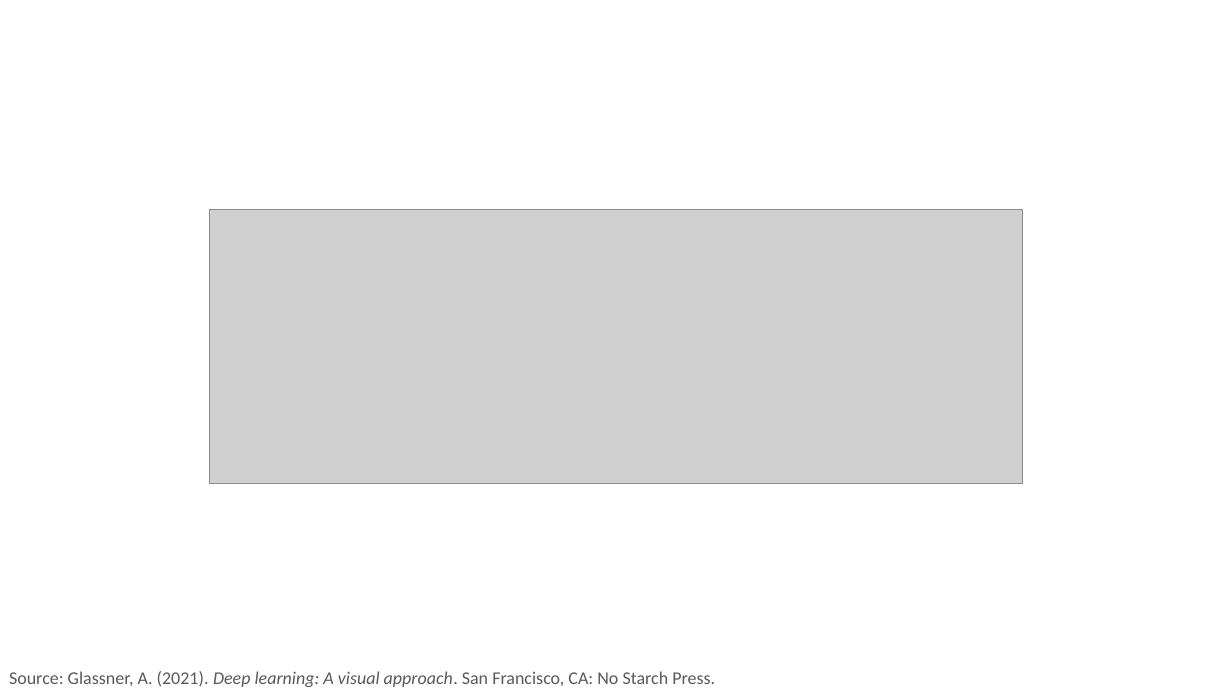
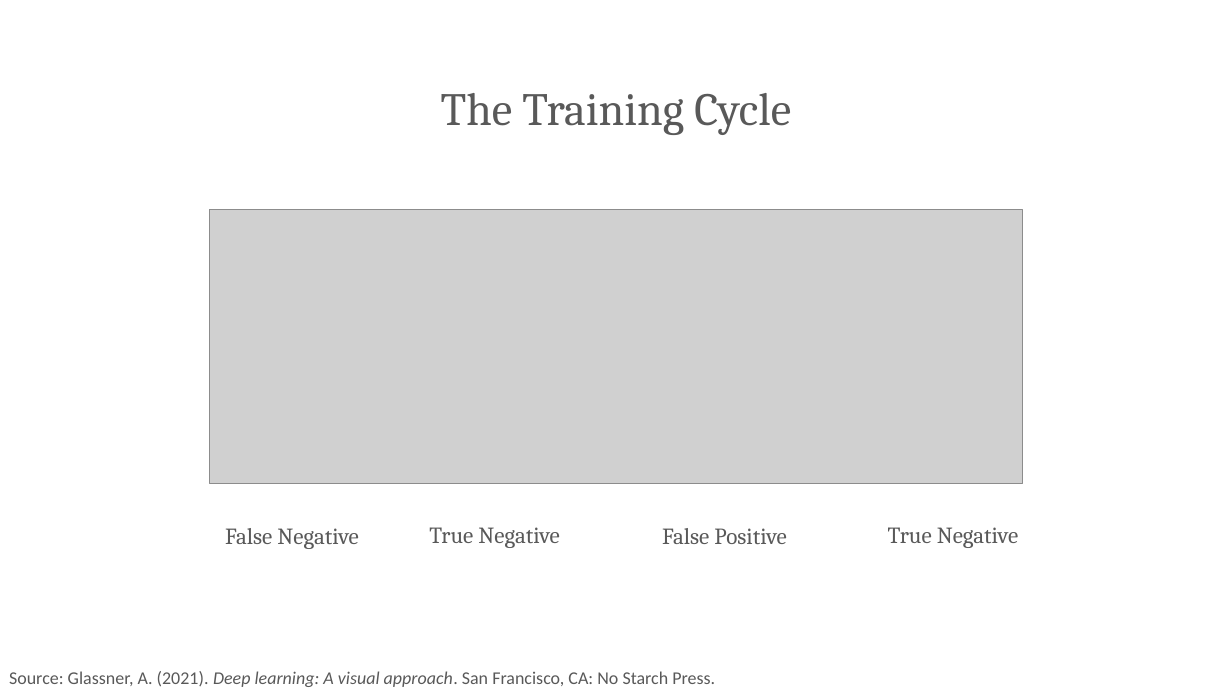
Before and after one commit to PracticumAI/gan, a slide deck: slide 9 of presentations/01_gan_intro.pptx (slide 15 before the commit). Drawn at 1232x693 pixels with LibreOffice and Linux fonts; fonts in the diff are those of the drawing; grey boxes stand for pictures. Boxes give left, top, right and bottom in pixels: in the first picture for what was removed or moved away, otherwise in the second. Text is boxed around its words. In the diff, an @@ line names an element or a change of style, - is before the commit and + after.

```diff
--- a/presentations/01_gan_intro.pptx
+++ b/presentations/01_gan_intro.pptx
@@ title added at (441, 93, 791, 135), 36 pt, text #595959 @@
+The Training Cycle
@@ text added at (225, 528, 358, 549), 18 pt, text #595959 @@
+False Negative
@@ text added at (429, 527, 559, 548), 18 pt, text #595959 @@
+True Negative
@@ text added at (662, 528, 786, 544), 18 pt, text #595959 @@
+False Positive
@@ text added at (888, 527, 1018, 548), 18 pt, text #595959 @@
+True Negative
```
Also in this commit, not shown: 5 other slides changed, 4 slides added, 3 slides removed, 1 other file.
